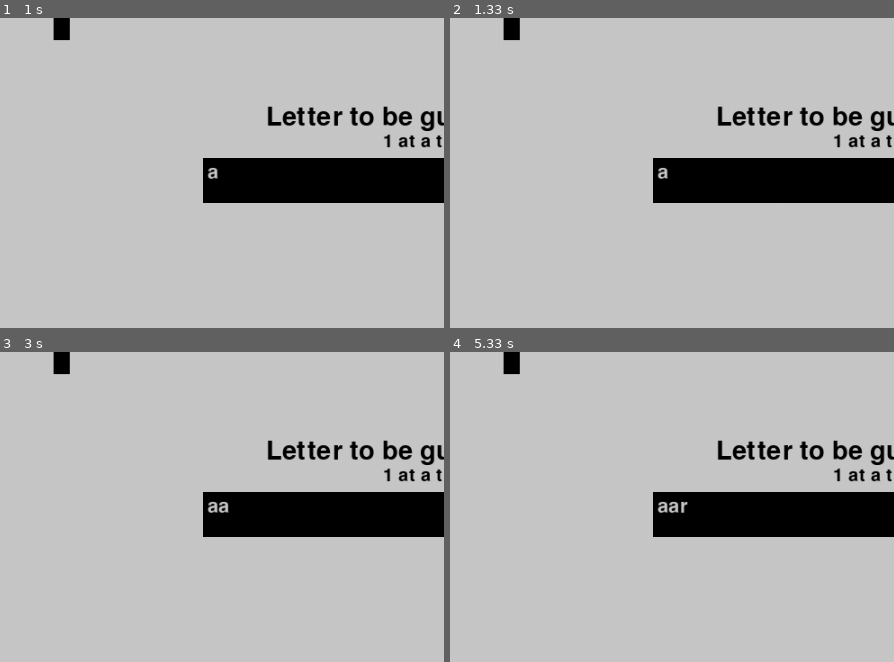
Above: before the commit, frames 1-4 (two rows, left to right).
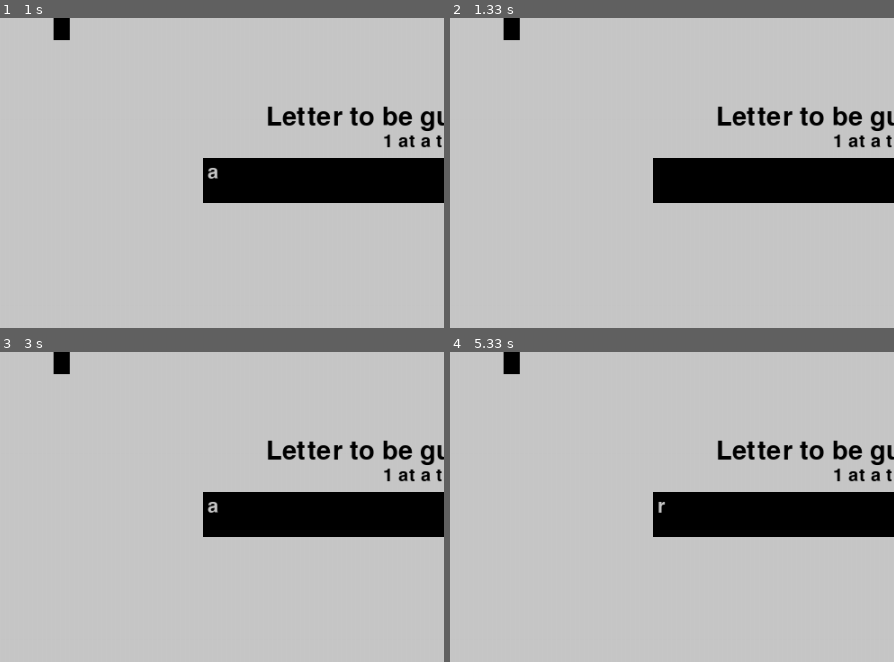
Above: after the commit, the same moments.

Repository: dorogit/pygame_collaboration
Game: pygame game, started from main.py
Same seed, same stepped clock (60 frames per second), same inputs: the game is played once before the commit and once after it.
Inputs:
- Up to frame 1 (1 s): tap Enter at 0.33 s; type "ann" at 0.67 s
- Up to frame 2 (1.33 s): tap Enter at 1 s; hold Backspace from 1.22 s (still down)
- Up to frame 3 (3 s): release Backspace at 1.68 s; type "a" at 2.87 s
- Up to frame 4 (5.33 s): tap Enter at 3, 5.2 s; hold Backspace 4.52-4.98 s; type "r" at 5.07 s
The pictures show only the part of the screen within x 21-71%, y 9-59%; the shares and areas given below are measured in that part.

Frame 1 is identical in both runs. In frame 2, less than 0.1% of the frame differs, in the area x 46-50%, y 48-52%; in frame 3, less than 0.1%; in frame 4, 0.2%, in the area x 46-54%, y 48-52%.

Commit message:
Update main.py

Diff:
--- a/main.py
+++ b/main.py
@@ -1,4 +1,5 @@
 import pygame
+from pygame.constants import K_RETURN
 
 pygame.init()
 
@@ -31,9 +32,10 @@
 font = pygame.font.Font(None,32)
 input_text = ''
 guess = ''
-guesses = ''
+hidden_word = ''
 Color = (0,0,0)
-chances = 5
+Tries = 5
+num = 0
 letter_in_guessbox = False
 
 
@@ -52,6 +54,9 @@
 #incomplete
 
 
+run = True
+typing = True
+typing2 = False
 run = True
 typing = True
 typing2 = False
@@ -101,42 +106,33 @@
 
       if typing2 == True:
 
-        if event.key == pygame.K_BACKSPACE:
+        if event.key == pygame.K_BACKSPACE and letter_in_guessbox == True:
           #to ensure only 1 letter is allowed in the guessbox
-          guesses = guesses[:-1]
+          guess = guess[:-1]
           letter_in_guessbox = False
         #converting keys to text
         elif event.key!=pygame.K_RETURN and event.key!=pygame.K_ESCAPE:
           #checking if input is alphabet
           if letter_in_guessbox == False:
             if event.unicode.isalpha():
-              guess += event.unicode
+              guess = event.unicode
               letter_in_guessbox = True
 
-        while chances > 0:
-
-          failed = 0
-          for char in word:
-            if char in guesses:
-              print(char)
-
-            else:
-              print("_")
-              failed += 1
-
-          if failed == 0:
-            print("You Win")
-            print("The word is: ", word)
-            break
-          guesses += guess
-          if guess not in word:
-            chances -= 1
-            print("Wrong")
-            print("You have", + chances, 'more guesses')
-
-            if chances == 0:
-              print("You Loose")
-
+        for letter in range(len(word)):
+          hidden_word += '_'
+        for chance in range(Tries):
+          hidden_word = list(hidden_word)
+          word = list(word)
+          for alph in word:
+            if alph == guess:
+              hidden_word[num] = word[num]
+            num = num + 1
+          num = 0
+          hidden_word = ''.join(hidden_word)
+          word = ''.join(word)
+        if event.key == pygame.K_RETURN and typing2 == True:
+          Tries = Tries - 1
+          print(hidden_word)
         #blitting text box and rendering text
         pygame.draw.rect(screen, Color, input_box)
         text = font.render(guess, True , (200,200,200))
